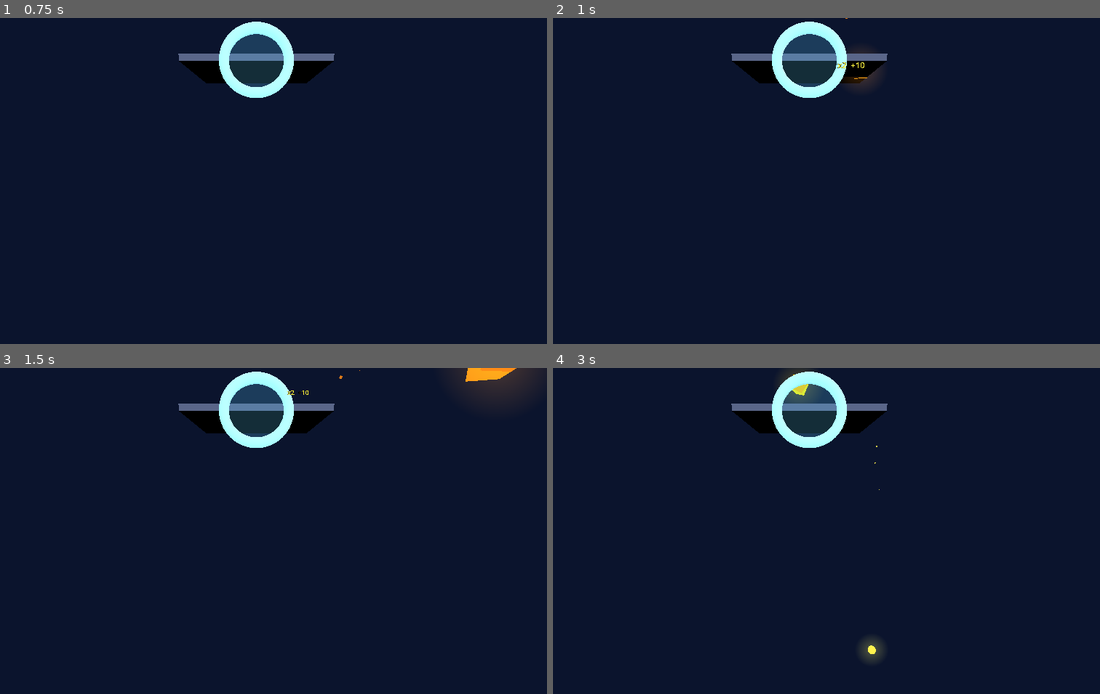
Above: before the commit, frames 1-4 (two rows, left to right).
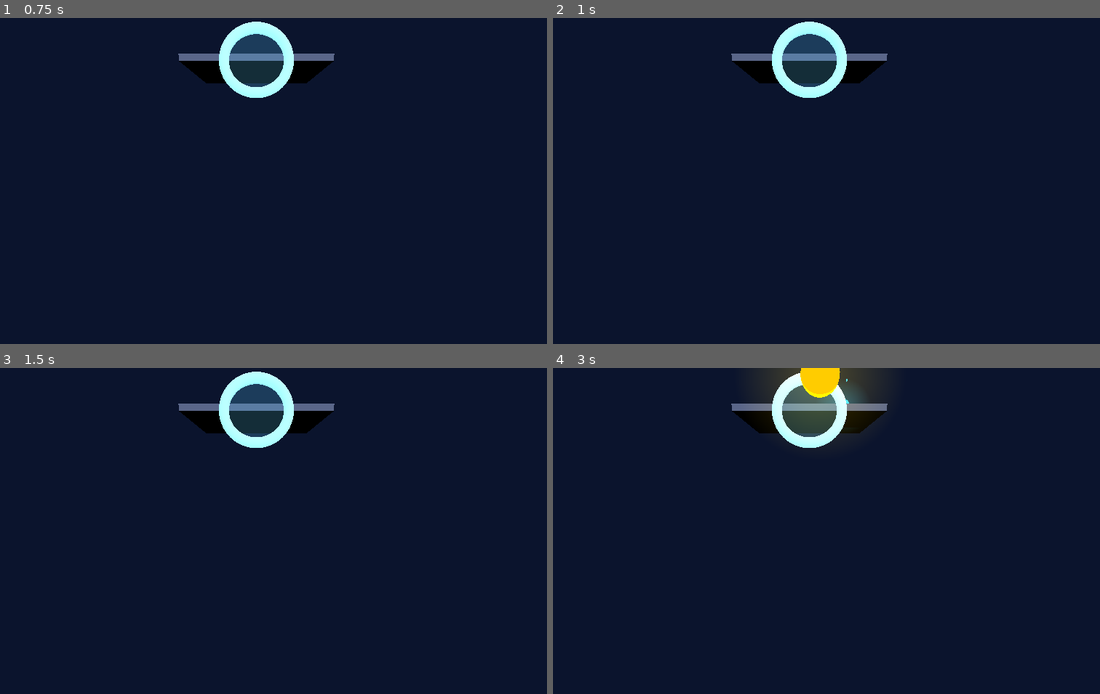
Above: after the commit, the same moments.

Repository: ibrews/godot-avp-cascade
Game: Godot game, scene res://main_v2.tscn
The game is run twice, just before and just after one commit, with the same random seed, the same clock (stepped at 60 frames per second) and the same inputs.
Inputs:
- Up to frame 1 (0.75 s): tap Enter at 0.5 s
- Up to frame 2 (1 s): no input
- Up to frame 3 (1.5 s): no input
- Up to frame 4 (3 s): tap Space at 2 s

Frame 1 is identical in both runs. In frame 2, 0.2% of the frame differs, in the area x 42-60%, y 0-22%; in frame 3, 1.1%; in frame 4, 3.3%, in the area x 38-61%, y 0-90%.

Commit message:
feat(audio): deterministic machine-gun music generator + spheres + bubble warble
Cube cascade becomes a configurable, reproducible music generator: monophonic
beat-locked spawn melody (SPAWN_SUBDIV machine-gun rate), notes-on-spawn, slaved
to the 60 BPM bed's playback position so percussion + spawns share one clock.
Spheres by default (predictable bounce); bubble swaps cube<->sphere two-way with
a subtle vibrato warble. Collision cacophony tamed via impact-velocity gate.
Onset-timestamp logging (LOG_SOUND_TIMING). Sim-gated round auto-start.

Co-Authored-By: Claude Opus 4.8 (1M context) <noreply@anthropic.com>

Diff:
--- a/test-project/main_v2.gd
+++ b/test-project/main_v2.gd
@@ -29,7 +29,7 @@
 const SPAWN_BPM := 60.0
 const SPAWN_BEAT_SEC := 60.0 / SPAWN_BPM   # 1.0 s per beat at 60 BPM
 const BEATS_PER_BAR := 4                    # 4/4
-const SPAWN_SUBDIV := 2                      # spawns per beat → 1..4 = 1..4 spawns/sec at 60 BPM
+const SPAWN_SUBDIV := 2                      # MACHINE-GUN rate (spawns/sec at 60 BPM): 1 = 1/s, 2 = 1 per ½s, 4 = 1 per ¼s. One object per tick — never simultaneous.
 
 # --- SONG (deterministic music-generator) -----------------------------------
 # A "song" plays the SAME every run: a fixed sequencer drives cube spawns on the beat grid,
@@ -41,7 +41,7 @@
 # index C-minor-pentatonic (0=C,1=Eb,2=F,3=G,4=Bb,5=C′…; _bass_freq wraps octaves), raised
 # SONG_LEAD_DEGREE_OFFSET into a lead register. Edit freely to compose a song.
 # SONG_ENABLED=false → fall back to the plain SPAWN_SUBDIV pulse.
-const SONG_ENABLED := true
+const SONG_ENABLED := false          # default = the steady monophonic machine-gun pulse (one object per tick, no chords); flip true for the SONG_SECTIONS sequencer
 const SONG_STEPS_PER_BEAT := 4               # grid resolution: 4 = sixteenth-note steps
 const SONG_STEPS_PER_BAR := SONG_STEPS_PER_BEAT * BEATS_PER_BAR   # 16 at 4×4/4
 const SONG_LEAD_DEGREE_OFFSET := 10          # +2 pentatonic octaves → melodic lead register
@@ -58,8 +58,8 @@
 		[0,-1,2,-1,  3,-1,4,-1,  5,-1,4,-1,  3,-1,2,-1],
 	],
 	"chorus": [
-		[[0,3],-1,4,-1,  3,-1,4,-1,  [2,5],-1,4,-1,  3,-1,2,-1],
-		[[0,4],-1,4,3,  4,-1,5,-1,  [3,5],-1,4,-1,  2,-1,0,-1],
+		[0,-1,4,-1,  3,-1,4,-1,  2,-1,4,-1,  3,-1,2,-1],
+		[0,-1,4,3,  4,-1,5,-1,  3,-1,4,-1,  2,-1,0,-1],
 	],
 	"bridge": [
 		[3,-1,-1,4,  -1,-1,5,-1,  4,-1,-1,3,  -1,-1,2,-1],
@@ -71,8 +71,12 @@
 const SONG_ARRANGEMENT := ["intro", "verse", "chorus", "verse", "chorus", "bridge", "chorus", "outro"]
 const KILL_Y := -2.0
 const MAX_CUBES := 20
-const GLOBAL_AUDIO_RATE_HZ := 9.0
+const GLOBAL_AUDIO_RATE_HZ := 4.0   # max collision-sound rate (Hz); was 9 — lowered so impacts don't bury the 2/s spawn melody
+const HIT_SOUND_MIN_SPEED := 2.5    # only collisions faster than this (m/s) sound — quiets rolling/settling/micro-bounce knocks
+const FX_SWELL_MIN_GAP_MS := 450    # min gap between bubble swap swells — passive cascade roll-through shouldn't machine-gun the whoosh
 const SAMPLE_RATE := 44100.0
+const BED_BUFFER_SEC := 0.5   # music-bed generator buffer length; ALSO the spawn-clock sync offset (see _process)
+const LOG_SOUND_TIMING := true   # print [SPAWN]/[SND] onset timestamps so the rhythm (and any double-fire) is visible in the log
 const FORWARD_Z := -1.3
 # Lift the whole course up to roughly chest/eye height so nothing sits in the floor.
 const BASE_HEIGHT := 0.9
@@ -127,7 +131,7 @@
 var _frame_count := 0
 var sim_cursor_world: Variant = null  # set by simulator_input.gd; replaces right-hand index tip
 var _log_timer := 0.0
-var _beat_clock := 0.0       # seconds on the spawn tempo grid; reset to 0 at round start to lock to the bed
+var _beat_clock := 0.0       # spawn tempo-grid clock; slaved to the bed's playback position during a round (see _process) so spawns lock to the percussion
 var _last_spawn_step := -1   # last grid subdivision index we spawned on (edge-detect)
 var _song_bars: Array = []   # SONG_ARRANGEMENT flattened to an ordered list of bars (built at startup)
 var _last_global_audio := 0.0
@@ -141,6 +145,11 @@
 # AudioStreamPlayer with its own generator/playback. See KB godot-avp-procedural-audio.
 var _bed_audio: AudioStreamPlayer
 var _bed_playback: AudioStreamGeneratorPlayback
+var _fx_audio: AudioStreamPlayer3D            # routed to the "BubbleFX" reverb+phaser bus
+var _fx_playback: AudioStreamGeneratorPlayback
+var _snd_t0_ms := 0            # reference time (round start) for sound-onset logging
+var _last_spawn_snd_ms := 0    # wall time of the previous spawn note (for the inter-onset interval)
+var _last_fx_ms := 0           # wall time of the previous bubble swap swell (rate-limit gate)
 var _bed_time := 0.0
 # ONE key for everything melodic — C minor pentatonic. The bass riff, the urgency
 # tones AND the random cube-collision chimes all snap to these notes so the chaotic
@@ -354,6 +363,10 @@
 	if _sky_mat != null:
 		_sky_mat.set_shader_parameter("dissolve", 1.0)  # fully resolved = occludes
 	_write_log("Sandbox built; audio ready; hand tracking active")
+	# Simulator prototyping: the visionOS Simulator has no hand input to start a round, so auto-start
+	# one (bed + sync audible). Sim-only (SIMULATOR_DEVICE_NAME) → no-op on a real headset.
+	if OS.has_environment("SIMULATOR_DEVICE_NAME"):
+		_start_round()
 	var sim_input := preload("res://simulator_input.gd").new()
 	sim_input.name = "SimulatorInput"
 	add_child(sim_input)
@@ -697,12 +710,37 @@
 	_bed_audio = AudioStreamPlayer.new()
 	var bed_gen := AudioStreamGenerator.new()
 	bed_gen.mix_rate = SAMPLE_RATE
-	bed_gen.buffer_length = 0.5
+	bed_gen.buffer_length = BED_BUFFER_SEC
 	_bed_audio.stream = bed_gen
 	_bed_audio.volume_db = -10.0
 	add_child(_bed_audio)
 	_bed_audio.play()
 	_bed_playback = _bed_audio.get_stream_playback()
+
+	# --- BubbleFX bus: just a touch of reverb for the subtle bubble warble (NOT an engine room) ---
+	if AudioServer.get_bus_index("BubbleFX") == -1:
+		var fx_idx := AudioServer.bus_count
+		AudioServer.add_bus()                      # appended → its index == old bus_count
+		AudioServer.set_bus_name(fx_idx, "BubbleFX")
+		AudioServer.set_bus_send(fx_idx, "Master")
+		var reverb := AudioEffectReverb.new()
+		reverb.room_size = 0.4
+		reverb.wet = 0.12          # a hint of space, not a cavern
+		reverb.dry = 0.9
+		reverb.spread = 0.5
+		AudioServer.add_bus_effect(fx_idx, reverb)
+	_fx_audio = AudioStreamPlayer3D.new()
+	var fx_gen := AudioStreamGenerator.new()
+	fx_gen.mix_rate = SAMPLE_RATE
+	fx_gen.buffer_length = 0.5
+	_fx_audio.stream = fx_gen
+	_fx_audio.bus = "BubbleFX"
+	_fx_audio.volume_db = -10.0
+	_fx_audio.max_distance = 6.0
+	_fx_audio.unit_size = 1.0
+	add_child(_fx_audio)
+	_fx_audio.play()
+	_fx_playback = _fx_audio.get_stream_playback()
 	_build_scale_freqs()
 	_build_song()
 
@@ -916,10 +954,21 @@
 	# world — zero physics bodies move, so no freeze and no jitter. World-scale (scaling
 	# the origin about the pinch midpoint) is the next step; per-object scale stays off.
 
-	# Beat-locked spawning on the tempo grid (locked to the 60 BPM bed). SONG_ENABLED → a
-	# deterministic sequencer reads the SONG_* tables and spawns per step (the music
-	# generator); else → the plain SPAWN_SUBDIV pulse. Either way the note plays on spawn.
-	_beat_clock += delta
+	# Beat-locked spawning on the tempo grid. SONG_ENABLED → a deterministic sequencer reads
+	# the SONG_* tables and spawns per step (the music generator); else → the plain
+	# SPAWN_SUBDIV pulse. Either way the note plays on spawn.
+	#
+	# SYNC: during a round, derive the beat clock from the BED's own audio-sample clock — its
+	# PLAYBACK position (_bed_time write-head minus the bed's buffer latency) — so the bed
+	# percussion (kick/bass/hat synthesised in _bed_sample) and the spawn song ride ONE
+	# drift-free timeline and land together at the ear. (Subtract the buffer: the bed is
+	# continuously buffered ~BED_BUFFER_SEC ahead, but the spawn chimes are near-instant, so
+	# matching the bed's PLAYBACK time — not its write head — is what aligns them.) This also
+	# makes the song start cleanly at step 0 on round start. Outside a round → free-run.
+	if _timer_active:
+		_beat_clock = maxf(0.0, _bed_time - BED_BUFFER_SEC)
+	else:
+		_beat_clock += delta
 	var grid_res: int = SONG_STEPS_PER_BEAT if SONG_ENABLED else SPAWN_SUBDIV
 	var step_dur: float = SPAWN_BEAT_SEC / float(max(grid_res, 1))
 	var grid_step: int = int(floor(_beat_clock / step_dur))
@@ -964,8 +1013,9 @@
 
 	var mi := MeshInstance3D.new()
 	mi.name = "Mesh"
-	var bm := BoxMesh.new()
-	bm.size = Vector3(size, size, size)
+	var bm := SphereMesh.new()   # spheres by default — they bounce/roll predictably (the bubble swaps them to cubes)
+	bm.radius = size * 0.5
+	bm.height = size
 	mi.mesh = bm
 	var mat := StandardMaterial3D.new()
 	mat.shading_mode = BaseMaterial3D.SHADING_MODE_UNSHADED
@@ -1003,8 +1053,8 @@
 
 	var cs := CollisionShape3D.new()
 	cs.name = "Shape"
-	var sh := BoxShape3D.new()
-	sh.size = Vector3(size, size, size)
+	var sh := SphereShape3D.new()
+	sh.radius = size * 0.5
 	cs.shape = sh
 	cube.add_child(cs)
 	_ensure_min_grab_collider(cube)  # #5: small cubes get a grab-friendly collider
@@ -1045,6 +1095,7 @@
 	cube.angular_velocity = Vector3(
 		randf_range(-2.5, 2.5), randf_range(-2.5, 2.5), randf_range(-2.5, 2.5))
 	cube.add_to_group("cube")
+	cube.add_to_group("sphere")   # default object IS a sphere; the bubble transmutes it cube↔sphere
 	cube.body_entered.connect(_on_cube_collision.bind(cube))
 	_world_root.add_child(cube)
 	cube.global_position = spawn_pos + Vector3(randf_range(-0.04, 0.04), -0.05, randf_range(-0.04, 0.04))
@@ -1057,6 +1108,7 @@
 		_play_note_for_degree(note_degree + SONG_LEAD_DEGREE_OFFSET, spawn_pos, accent)
 	else:
 		_play_spawn_note(step, spawn_pos)
+	_log_spawn(step)
 
 # Flatten SONG_ARRANGEMENT → an ordered list of bars the sequencer walks (and loops).
 func _build_song() -> void:
@@ -1151,6 +1203,10 @@
 	# (fully reproducible). The impact flash light below also rides this branch.
 	if SONG_PURE_MODE:
 		return
+	# Only SOLID impacts sound — quiet rolling/settling/micro-bounces (the collision flurry that
+	# muddied the rhythm). Keeps the punchy drops, kills the cacophony.
+	if cube.linear_velocity.length() < HIT_SOUND_MIN_SPEED:
+		return
 	if now / 1000.0 - _last_global_audio < 1.0 / GLOBAL_AUDIO_RATE_HZ:
 		return
 	_last_global_audio = now / 1000.0
@@ -1167,28 +1223,44 @@
 		_push_chime(_snap_to_scale(randf_range(180.0, 420.0)), 0.14, true)
 	else:
 		_push_chime(_snap_to_scale(randf_range(260.0, 700.0)), 0.10, true)
+	_log_snd("hit")
 
 func _on_bubble_passed(cube: Node3D, at: Vector3):
-	if not is_instance_valid(cube) or cube.is_in_group("sphere"):
-		return
-	cube.add_to_group("sphere")
+	if not is_instance_valid(cube):
+		return
+	# Debounce: one swap per pass (the detector can re-fire if an object lingers or bounces).
+	var now := Time.get_ticks_msec()
+	if now - int(cube.get_meta("last_swap_ms", 0)) < 250:
+		return
+	cube.set_meta("last_swap_ms", now)
 	var size: float = cube.get_meta("size", 0.09)
-	# Swap box mesh → sphere mesh (keep the material/emission).
 	var mi := cube.get_node_or_null("Mesh")
-	if mi and mi is MeshInstance3D:
-		var sm := SphereMesh.new()
-		sm.radius = size * 0.5
-		sm.height = size
-		mi.mesh = sm
-	# Swap box shape → sphere shape so it rolls.
 	var cs := cube.get_node_or_null("Shape")
-	if cs and cs is CollisionShape3D:
-		var ss := SphereShape3D.new()
-		ss.radius = size * 0.5
-		cs.shape = ss
-	# A soft "bloop" to mark the transmutation.
-	_shared_audio.position = at
-	_push_chime(520.0, 0.12, true)
+	if cube.is_in_group("sphere"):
+		# SPHERE → CUBE
+		cube.remove_from_group("sphere")
+		if mi and mi is MeshInstance3D:
+			var bm := BoxMesh.new()
+			bm.size = Vector3(size, size, size)
+			(mi as MeshInstance3D).mesh = bm
+		if cs and cs is CollisionShape3D:
+			var bs := BoxShape3D.new()
+			bs.size = Vector3(size, size, size)
+			(cs as CollisionShape3D).shape = bs
+	else:
+		# CUBE → SPHERE
+		cube.add_to_group("sphere")
+		if mi and mi is MeshInstance3D:
+			var sm := SphereMesh.new()
+			sm.radius = size * 0.5
+			sm.height = size
+			(mi as MeshInstance3D).mesh = sm
+		if cs and cs is CollisionShape3D:
+			var ss := SphereShape3D.new()
+			ss.radius = size * 0.5
+			(cs as CollisionShape3D).shape = ss
+	# Mark the swap with a subtle warble through the BubbleFX bus.
+	_push_bubble_warble(at)
 
 func _on_portal_entered(cube: Node3D, at: Vector3):
 	if not is_instance_valid(cube):
@@ -1410,6 +1482,53 @@
 			s = sin(TAU * freq * t) * env * 0.42
 		_audio_playback.push_frame(Vector2(s, s))
 
+# A subtle warble through the BubbleFX bus — a soft, quiet vibrato tone marking an object's
+# passage through the bubble. Intentionally understated: nothing loud or attention-grabbing.
+func _push_bubble_warble(at: Vector3) -> void:
+	if _fx_playback == null or _muted:
+		return
+	var now := Time.get_ticks_msec()
+	if now - _last_fx_ms < FX_SWELL_MIN_GAP_MS:
+		return
+	_last_fx_ms = now
+	_fx_audio.position = at
+	var dur := 0.3
+	var n := int(SAMPLE_RATE * dur)
+	var to_fill: int = min(n, _fx_playback.get_frames_available())
+	var phase := 0.0
+	for i in range(to_fill):
+		var u := float(i) / float(n)
+		var ti := float(i) / SAMPLE_RATE
+		# Soft mid tone whose pitch gently wobbles (±5% at ~7 Hz) — the "warble".
+		var freq := 520.0 * (1.0 + 0.05 * sin(TAU * 7.0 * ti))
+		phase += TAU * freq / SAMPLE_RATE
+		var env := sin(PI * u)
+		var s := sin(phase) * env * 0.15   # quiet
+		_fx_playback.push_frame(Vector2(s, s))
+	_log_snd("warble")
+
+# Sound-onset logging — [SPAWN] lines carry the inter-onset interval (dt) so the machine-gun
+# rhythm is legible (should be ~constant at 1000/SPAWN_SUBDIV ms); [SND] tags hits/swells.
+func _log_spawn(step: int) -> void:
+	if not LOG_SOUND_TIMING:
+		return
+	var now := Time.get_ticks_msec()
+	if _snd_t0_ms == 0:
+		_snd_t0_ms = now
+	var t := float(now - _snd_t0_ms) / 1000.0
+	var dt := now - _last_spawn_snd_ms
+	_last_spawn_snd_ms = now
+	print("[SPAWN] t=%8.3f  dt=%4dms  step=%d  active=%d" % [t, dt, step, _active_cubes.size()])
+
+func _log_snd(tag: String) -> void:
+	if not LOG_SOUND_TIMING:
+		return
+	var now := Time.get_ticks_msec()
+	if _snd_t0_ms == 0:
+		_snd_t0_ms = now
+	var t := float(now - _snd_t0_ms) / 1000.0
+	print("[SND]   t=%8.3f  %s" % [t, tag])
+
 # Frequency sweep from f0→f1 over `dur` — used for toggle whooshes.
 func _push_sweep(f0: float, f1: float, dur: float):
 	if _audio_playback == null:
@@ -1875,6 +1994,8 @@
 	_bed_time = 0.0   # restart the music bed at beat 0
 	_beat_clock = 0.0   # lock the cube-spawn grid to the bed's beat 0
 	_last_spawn_step = -1
+	_snd_t0_ms = Time.get_ticks_msec()
+	_last_spawn_snd_ms = _snd_t0_ms
 	_start_cooldown = 1.0
 	_push_sweep(300.0, 900.0, 0.25)  # start chirp
 	_refresh_button_label()
@@ -2076,6 +2197,8 @@
 		_shared_audio.volume_db = -80.0 if _muted else -3.0
 	if _bed_audio != null:
 		_bed_audio.volume_db = -80.0 if _muted else -10.0
+	if _fx_audio != null:
+		_fx_audio.volume_db = -80.0 if _muted else -10.0
 	_refresh_mute_label()
 	# A confirming blip plays only when turning sound back ON (volume already restored).
 	if not _muted:
--- a/test-project/sandbox/bubble_transmuter.gd
+++ b/test-project/sandbox/bubble_transmuter.gd
@@ -70,8 +70,9 @@
 	add_child(detector)
 
 func _on_detector_body_entered(body: Node3D) -> void:
-	# Only cubes transmute — spheres (already transmuted) pass silently.
-	if body.is_in_group("cube") and not body.is_in_group("sphere"):
+	# Any falling object swaps as it passes through (cube↔sphere); main handles the geometry
+	# swap + the reverb/phaser swell. (Everything is in group "cube"; "sphere" is the type flag.)
+	if body.is_in_group("cube"):
 		_vibrate = 1.0
 		emit_signal("cube_passed", body, global_position)
 
